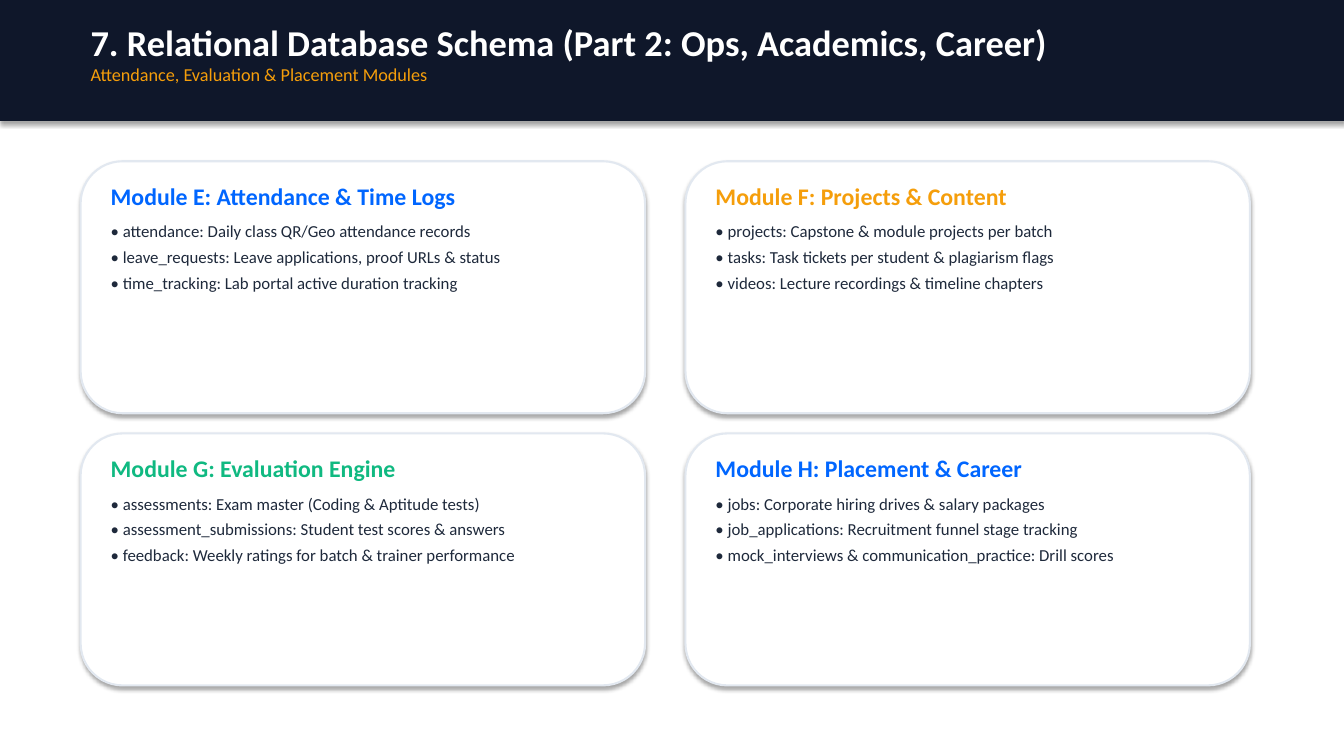
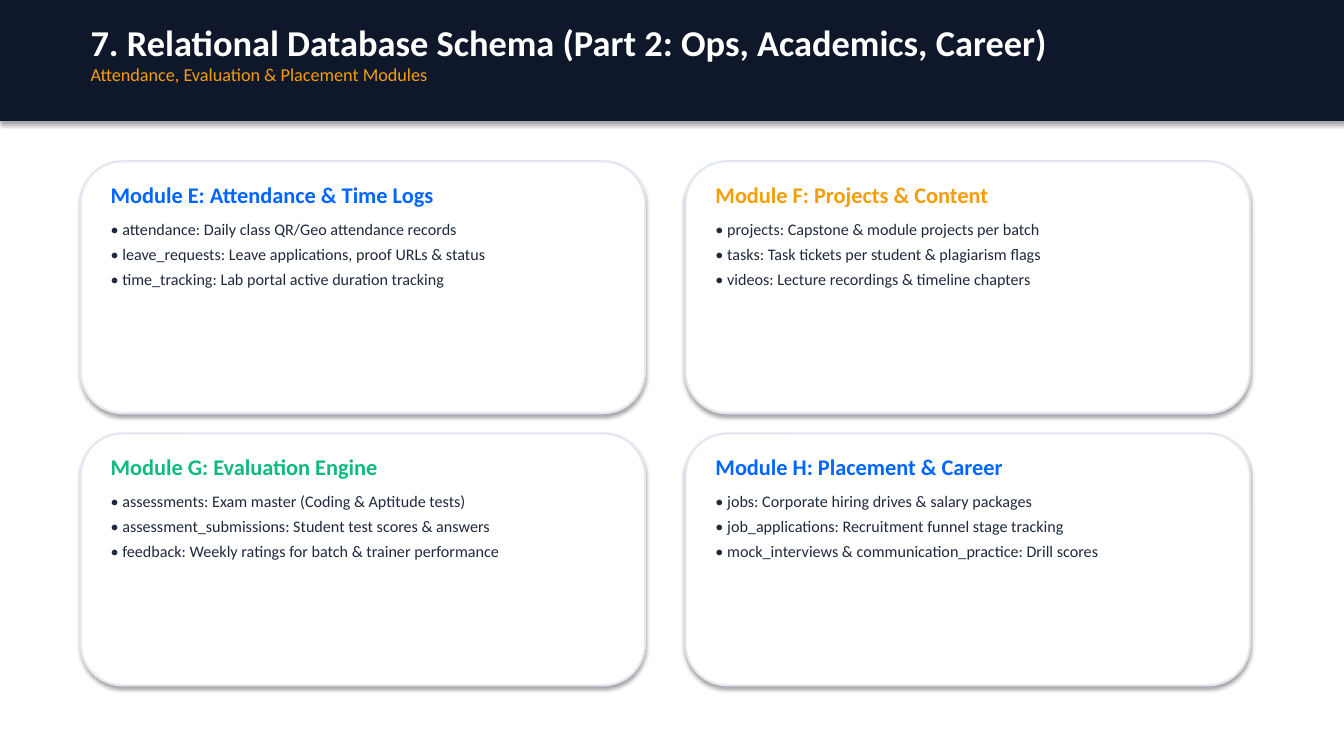
Before and after one commit to Devanshgupta712/Eduflow, a slide deck: slide 8 of LMS_Data_Architecture_and_Flow.pptx. Drawn at 1344x756 pixels with LibreOffice and Linux fonts; fonts in the diff are those of the drawing. Boxes give left, top, right and bottom in pixels: in the first picture for what was removed or moved away, otherwise in the second. Text is boxed around its words. In the diff, an @@ line names an element or a change of style, - is before the commit and + after.

```diff
--- a/LMS_Data_Architecture_and_Flow.pptx
+++ b/LMS_Data_Architecture_and_Flow.pptx
@@ text "Module E: Attendance & Time ..." at <box>111,187,485,288</box>: size 17 to 16 pt in "Module E: Attendance & Time Logs"; size 12 to 11.5 pt in "• attendance: Daily class QR/Geo attendance records", "• leave_requests: Leave applications, proof URLs & ...", "• time_tracking: Lab portal active duration tracking" @@
@@ text "Module F: Projects & Content" at <box>715,187,1041,288</box>: size 17 to 16 pt in "Module F: Projects & Content"; size 12 to 11.5 pt in "• projects: Capstone & module projects per ...", "• tasks: Task tickets per student & ...", "• videos: Lecture recordings & timeline chapters" @@
@@ text "Module G: Evaluation Engine" at <box>111,459,499,560</box>: size 17 to 16 pt in "Module G: Evaluation Engine"; size 12 to 11.5 pt in "• assessments: Exam master (Coding & Aptitude ...", "• assessment_submissions: Student test scores & answers", "• feedback: Weekly ratings for batch & ..." @@
@@ text "Module H: Placement & Career" at <box>715,459,1098,560</box>: size 17 to 16 pt in "Module H: Placement & Career"; size 12 to 11.5 pt in "• jobs: Corporate hiring drives & salary ...", "• job_applications: Recruitment funnel stage tracking", "• mock_interviews & communication_practice: Drill scores" @@
```
Also in this commit, not shown: 9 other slides changed, 2 slides added, 2 slides removed, 2 other files.
